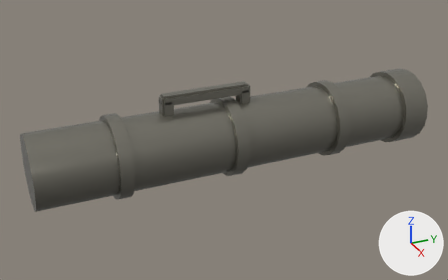
Renders of the glTF model prototype/assets/models/parts/recoilless_tube.glb from each side of a commit.
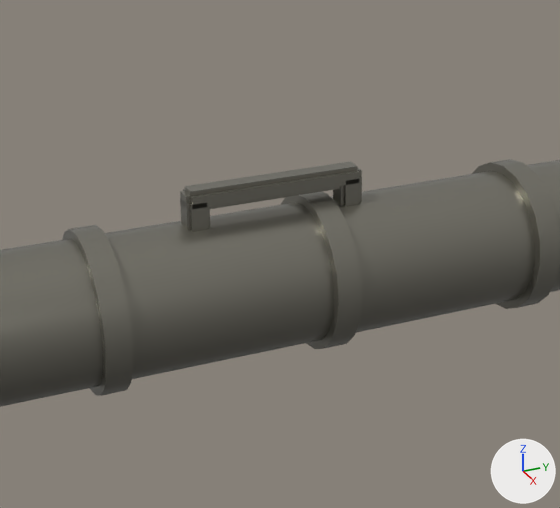
There are two pictures of each version: one whole from a camera (50 mm lens) standing at (0.908, -0.075, 0.447) and looking at (-0.002, 0.335, -0.008), one close up on the part from 15% to 78% of the width and 0% to 91% of the height. Arrows for +X, +Y and +Z are at lower right; the lights stay in place. The first two pictures are the older version. Vertices at exactly the same position are counted once.

Objects in the first close-up: 'recoilless_tube'.
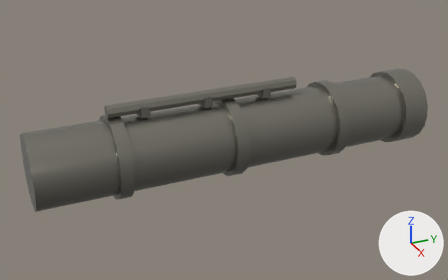
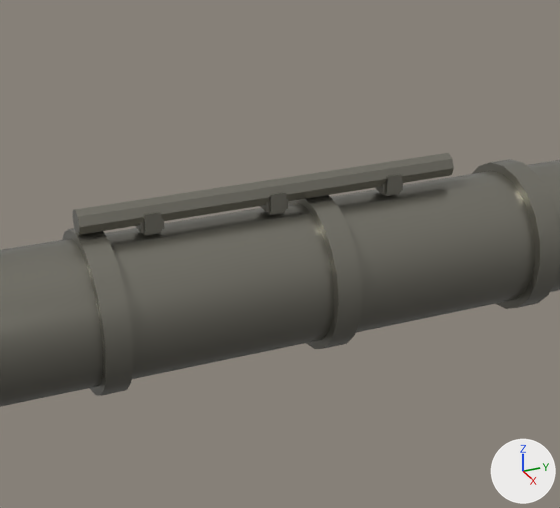
Changed parts and their boxes [x1, y1, x2, y2] in the close-ups (560 x 508 px; the box of a moved part takes in the faces that stretch with it):
```json
{"object": "recoilless_tube", "change": "reshaped", "before": [0, 159, 560, 407], "after": [0, 153, 560, 407]}
{"part": 1, "of": "me_recoilless_tube_mesh", "change": "added", "after": [73, 153, 454, 235]}
{"part": 2, "of": "me_recoilless_tube_mesh", "change": "moved or reshaped", "before": [180, 161, 362, 232], "after": [135, 170, 403, 235]}
```

Scene script edits in JSON lines:
```json
{"block": "me_recoilless_tube_mesh", "where": "# used by ob_recoilless_tube; location = (0.0, 0.0, 0.0)"}
{"op": "remove", "block": "me_recoilless_tube_mesh", "code": "me_recoilless_tube_mesh.from_pydata(...)  # 296 vertices, 560 faces; spans x -0.07..0.07, y 0.0..0.725, z -0.07..0.094"}
{"op": "add", "block": "me_recoilless_tube_mesh", "code": "me_recoilless_tube_mesh.from_pydata(...)  # 312 vertices, 588 faces; spans x -0.07..0.07, y 0.0..0.725, z -0.07..0.091"}
{"block": "me_recoilless_tube_mesh", "change": "me_recoilless_tube_mesh part 1: a new loose piece, an 8-sided cylinder along y spanning x -0.011..0.011, y 0.13..0.47, z 0.069..0.091, in mat_recoilless_tube_mat (grey #8b897e)"}
{"block": "me_recoilless_tube_mesh", "change": "me_recoilless_tube_mesh part 2"}
{"block": "me_recoilless_tube_mesh", "change": "60 vertices are removed from x -0.011..0.011, y 0.22..0.38, z 0.057..0.094"}
{"block": "me_recoilless_tube_mesh", "change": "158 faces are deleted"}
{"block": "me_recoilless_tube_mesh", "change": "36 vertices move from x -0.011..0.011, y 0.22..0.38, z 0.057..0.09 to x -0.012..0.012, y 0.18..0.42, z 0.063..0.085"}
{"block": "me_recoilless_tube_mesh", "change": "33 vertices are added at x -0.012..0.009, y 0.18..0.42, z 0.063..0.085"}
{"block": "me_recoilless_tube_mesh", "change": "14 new vertices lie (-0.018, 0.0, 0.0) away from vertices in x -0.011..0.008, y 0.22..0.377, z 0.057..0.087"}
{"block": "me_recoilless_tube_mesh", "change": "8 new vertices lie (0.0, -0.014, 0.0) away from vertices in x -0.009..0.008, y 0.223..0.417, z 0.057..0.087"}
{"block": "me_recoilless_tube_mesh", "change": "5 new vertices lie (0.0, 0.0, -0.016) away from vertices in x -0.008..0.012, y 0.24..0.403, z 0.082..0.084"}
{"block": "me_recoilless_tube_mesh", "change": "158 new faces join them"}
```
